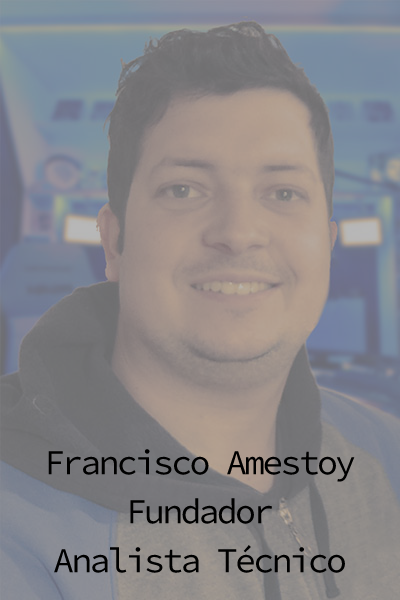
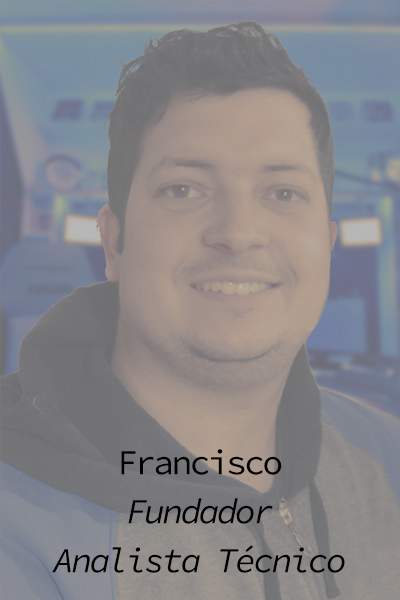
The second 400×600 image is a revision of the first. Changes to its layers:
renamed "Francisco Amestoy Fundador Analista Técnico" to "Francisco Fundador Analista Técnico", painted on it over [48, 449, 355, 573]
